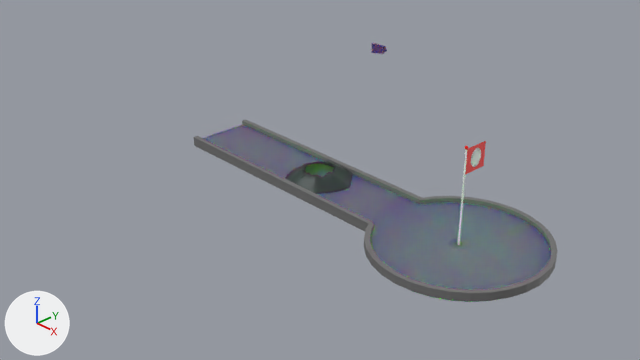
An edit to the Blender file Grafik/månekrater.blend, drawn before and after from the same camera.
Both versions are drawn from the file's camera 'Camera'. The lights are fixed; the arrows at lower left show +X, +Y and +Z.

Script lines for the objects in view, before the commit:
```python
ob_bane = bpy.data.objects.new('bane', me_cube_003)
ob_bane.location = (-0.23, 0.0, -0.082)
ob_bane.scale = (3.63, 0.8, 0.07)
ob_cube = bpy.data.objects.new('Cube', me_cube)
ob_cube.location = (-1.926, -0.342, 0.002)
ob_cube_002 = bpy.data.objects.new('Cube.002', me_cube_002)
ob_cube_002.location = (-1.926, 0.518, 0.002)
ob_cylinder = bpy.data.objects.new('Cylinder', me_cylinder_001)
ob_cylinder.location = (2.247, 0.0, -0.085)
ob_cylinder.scale = (1.0, 1.0, 0.86)
ob_cylinder_001 = bpy.data.objects.new('Cylinder.001', me_cylinder)
ob_cylinder_001.location = (2.25, 0.0, 0.0)
ob_cylinder_002 = bpy.data.objects.new('Cylinder.002', me_cylinder_002)
ob_cylinder_002.location = (2.247, -0.002, 0.495)
ob_plane_001 = bpy.data.objects.new('Plane.001', me_plane_001)
ob_plane_001.location = (2.247, 0.168, 0.955)
ob_plane_001.rotation_euler = (0.0, 1.571, 0.0)  # degrees (0, 90, 0)
ob_plane_001.scale = (1.2, 1.3, 1.0)
# also in view: 'krater' at (0.0, 0.0, 0.02)
```
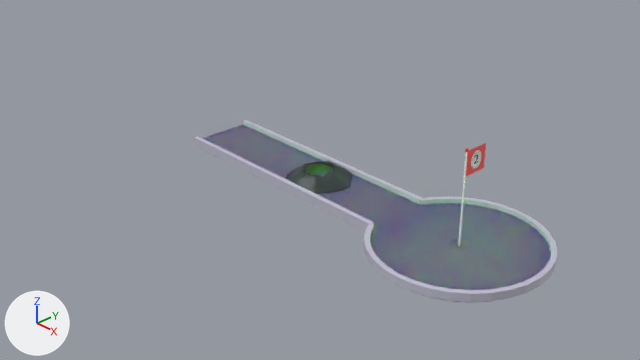
Boxes [x1, y1, x2, y2] around the edits, measured in the pictures (640 x 360 px):
'Cylinder', reshaped, moved (62% shorter): before [370, 43, 551, 302]; after [370, 203, 551, 302]
'Cylinder.001', recoloured, moved: [364, 196, 557, 302] in both
'Cube', recoloured: [194, 136, 374, 231] in both
'Cube.002', recoloured: [242, 120, 424, 204] in both
'Plane.001', moved: before [465, 141, 486, 175]; after [466, 143, 486, 176]
'Cylinder.002', reshaped: before [458, 149, 467, 245]; after [458, 152, 468, 246]
part 1 of me_cylinder_001, deleted: before [372, 43, 387, 54]

What changed in the scene script:
```text
Change mat_material_003:
    mat_material_003.base_color: (0.184, 0.184, 0.184) -> (1.0, 1.0, 1.0)  # grey #777777 -> white #ffffff
Add mat_vægge:
    mat_vægge = principled_material('vægge')
    mat_vægge.base_color = (0.523, 0.524, 0.627)  # light grey #bfbfcf
Change me_cube:
    where me_cube.from_pydata(...)  # 8 vertices, 6 faces; spans x -0.12..3.26, y -0.12..-0.06, z -0.12..0.01
    remove me_cube.materials.append(mat_material_003)  # grey #777777
    add me_cube.materials.append(mat_vægge)  # light grey #bfbfcf
Change me_cube_002:
    where me_cube_002.from_pydata(...)  # 8 vertices, 6 faces; spans x -0.12..3.26, y -0.12..-0.06, z -0.12..0.01
    remove me_cube_002.materials.append(mat_material_003)  # grey #777777
    add me_cube_002.materials.append(mat_vægge)  # light grey #bfbfcf
Change me_cylinder:
    where me_cylinder.from_pydata(...)  # 448 vertices, 386 faces; spans x -1.03..1.05, y -1.05..1.05, z -0.26..0.01
    remove me_cylinder.materials.append(mat_material_003)  # grey #777777
    add me_cylinder.materials.append(mat_vægge)  # light grey #bfbfcf
Change me_cylinder_001:
    where me_cylinder_001.from_pydata(...)  # 328 vertices, 296 faces; spans x -4.03..1.0, y -1.0..2.88, z -0.05..0.91
    used by ob_cylinder; location = (2.247, 0.0, -0.085); scale = (1.0, 1.0, 0.86)
    me_cylinder_001 part 1: the loose piece of 8 vertices spanning x -4.03..-3.78, y 2.81..2.88, z 0.74..0.91 is deleted
Add me_cylinder_003:
    me_cylinder_003.from_pydata(...)  # 58 vertices, 31 faces; spans x -0.01..0.01, y -0.01..0.01, z -0.615..0.615
    me_cylinder_003.materials.append(mat_material_003)  # white #ffffff
Change ob_cylinder_001:
    ob_cylinder_001.location: (2.25, 0.0, 0.0) -> (2.25, 0.0, -0.007)
Change ob_cylinder:
    ob_cylinder.location: (2.247, 0.0, -0.085) -> (2.247, 0.0, -0.092)
Change ob_cylinder_002:
    ob_cylinder_002: bpy.data.objects.new('Cylinder.002', me_cylinder_002) -> bpy.data.objects.new('Cylinder.002', me_cylinder_003)
Change ob_plane_001:
    ob_plane_001.location: (2.247, 0.168, 0.955) -> (2.25, 0.17, 0.929)
```
